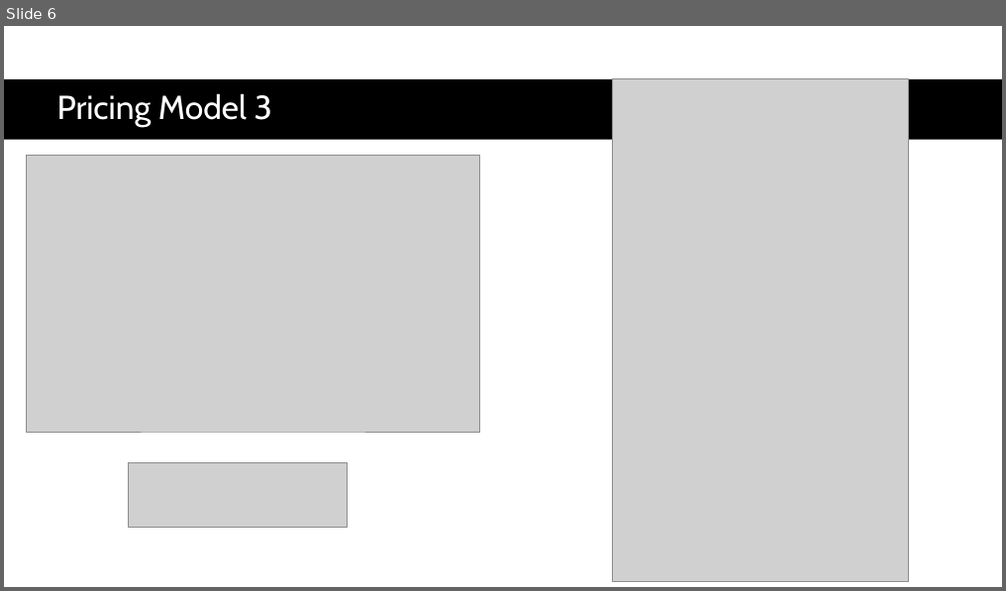
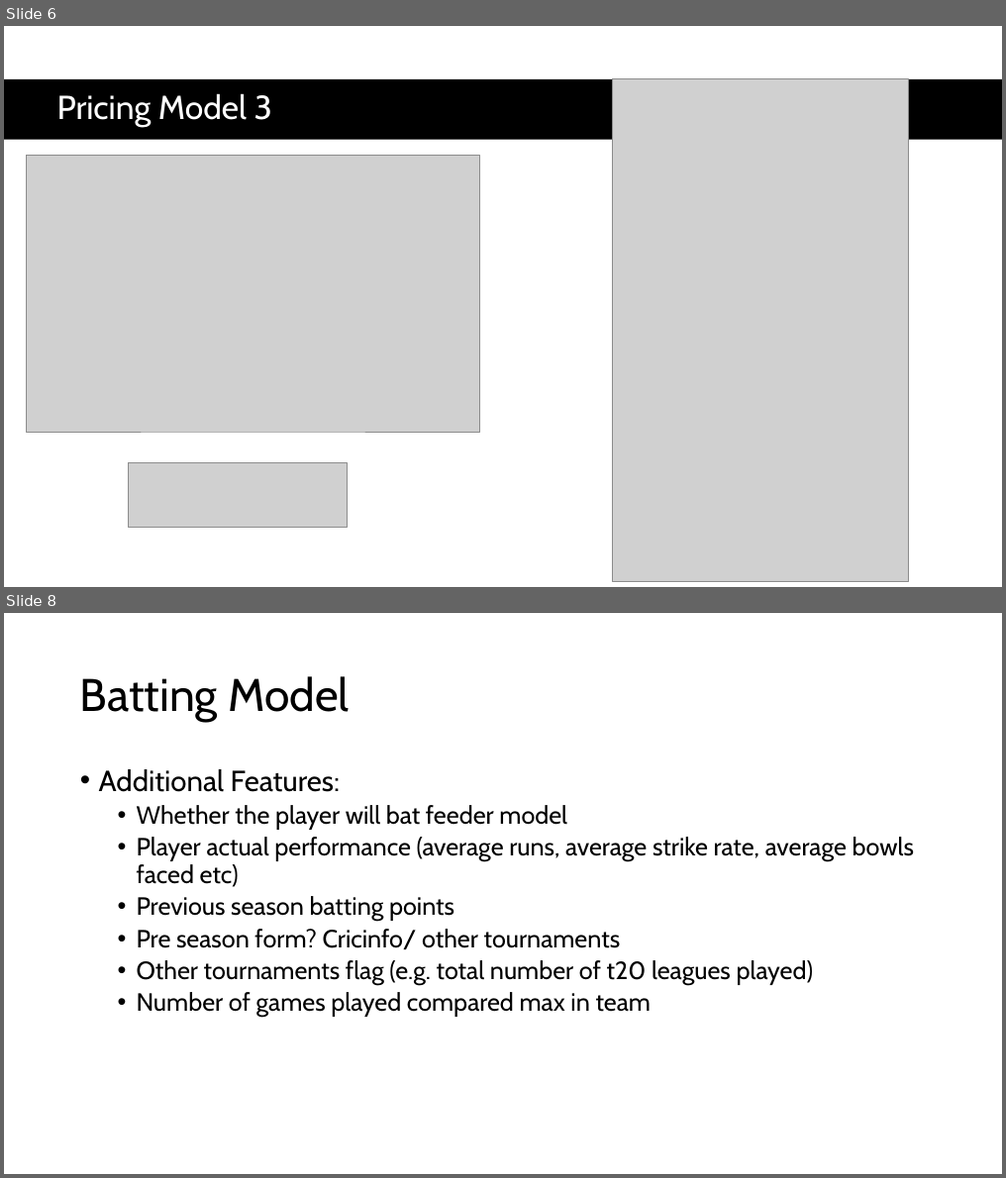
Before and after one commit to Dilan-De-Silva/Big-Bash-Fantasy-AI-v2, a slide deck: strategy/BBL Fantasy AI v2 Strategy & Planning.pptx. Shown one above the other, each under a label of ours: slide 6 before the commit, slides 6 and 8 after it; the slides between them are not shown. The pictures are 1006x591 and 1006x1178 pixels, drawn with LibreOffice and Linux fonts; fonts in the diff are those of the drawing; grey boxes stand for pictures. Boxes give left, top, right and bottom in pixels: in the first picture for what was removed or moved away, otherwise in the second. Text is boxed around its words. In the diff, an @@ line names an element or a change of style, - is before the commit and + after.

```diff
--- a/strategy/BBL Fantasy AI v2 Strategy & Planning.pptx
+++ b/strategy/BBL Fantasy AI v2 Strategy & Planning.pptx
@@ slide 8 added at box(4, 613, 1002, 1174), background #FFFFFF @@
@@ title added at box(80, 676, 350, 722), 44 pt, text #000000 @@
+Batting Model
@@ text added at box(99, 769, 914, 1018), 24 pt, text #000000 @@
+• Additional Features:
+  • Whether the player will bat feeder model
+  • Player actual performance (average runs, average strike rate, average bowls faced etc)
+  • Previous season batting points
+  • Pre season form? Cricinfo/ other tournaments
+  • Other tournaments flag (e.g. total number of t20 leagues played)
+  • Number of games played compared max in team
```
Also in this commit, not shown: 1 slide changed, 2 other slides added, 3 other files.
